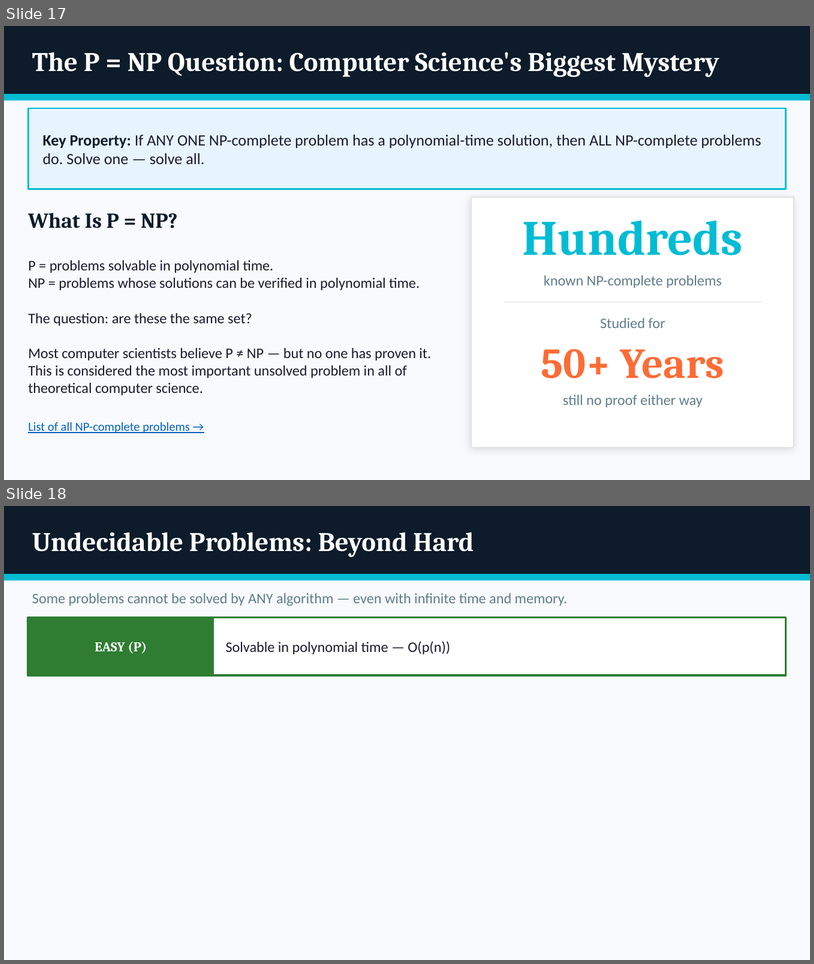
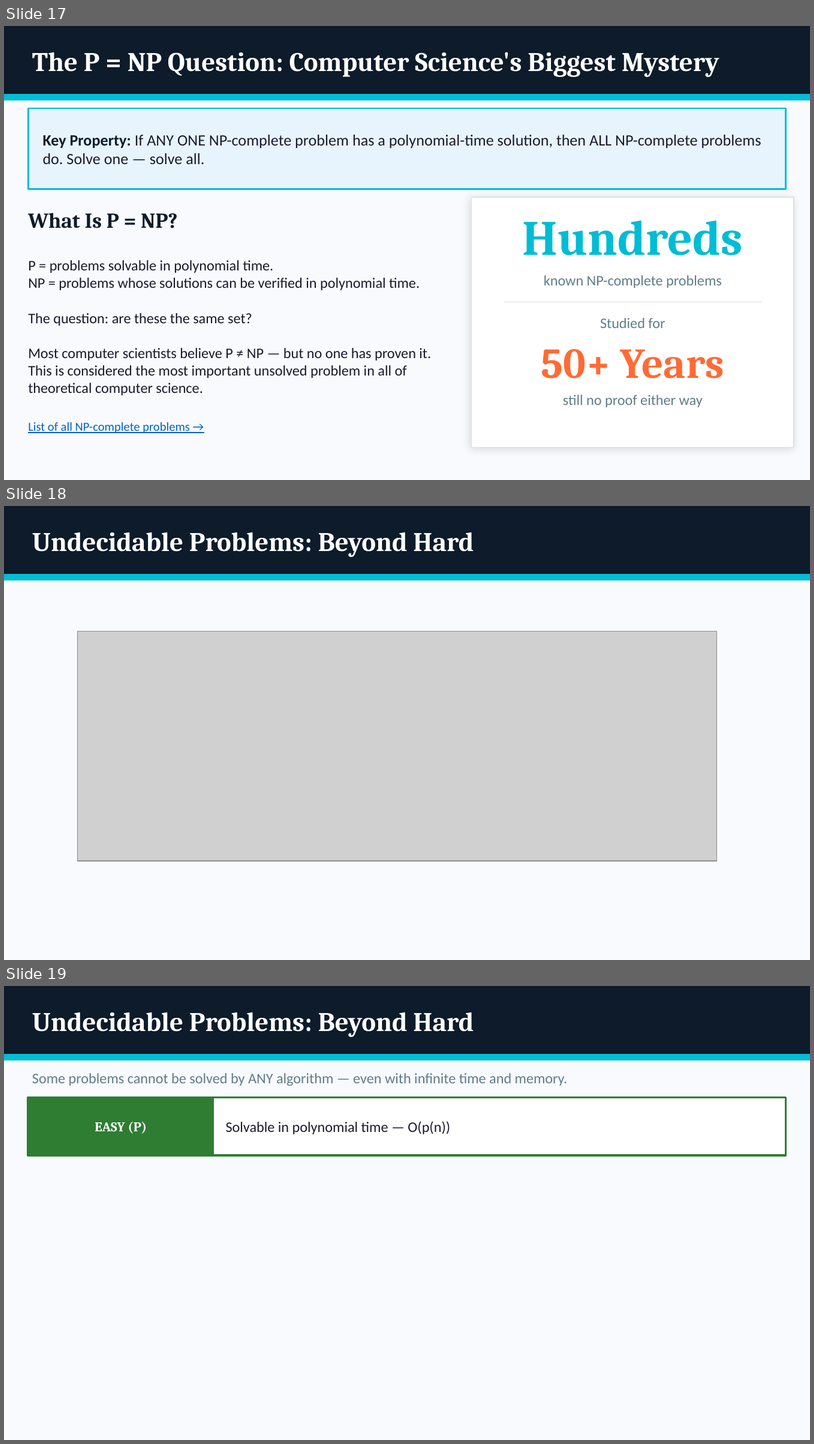
Before and after one commit to tjd1234/cmpt125spring2026, a slide deck: notes/week13/Easy_and_Hard_Problems.pptx. Shown one above the other, each under a label of ours: slides 17 and 18 before the commit, slides 17, 18 and 19 after it. The pictures are 814x964 and 814x1444 pixels, drawn with LibreOffice and Linux fonts; fonts in the diff are those of the drawing; grey boxes stand for pictures. Boxes give left, top, right and bottom in pixels: in the first picture for what was removed or moved away, otherwise in the second. Text is boxed around its words. In the diff, an @@ line names an element or a change of style, - is before the commit and + after.

Commit message:
updated easy and hard problems PowerPoint

```diff
--- a/notes/week13/Easy_and_Hard_Problems.pptx
+++ b/notes/week13/Easy_and_Hard_Problems.pptx
@@ slide 18 added at (x1=4, y1=506, x2=810, y2=960), background #F8FAFD @@
@@ rectangle added at (x1=4, y1=506, x2=810, y2=574), fill #0D1B2A, outline #0D1B2A 1 pt @@
@@ text added at (x1=32, y1=532, x2=474, y2=557), 24 pt, text #FFFFFF, bold @@
+Undecidable Problems: Beyond Hard
@@ rectangle added at (x1=4, y1=574, x2=810, y2=580), fill #00BCD4, outline #00BCD4 1 pt @@
@@ picture added at (x1=77, y1=631, x2=717, y2=861) @@
@@ what was slide 18 is now slide 19 @@
```
